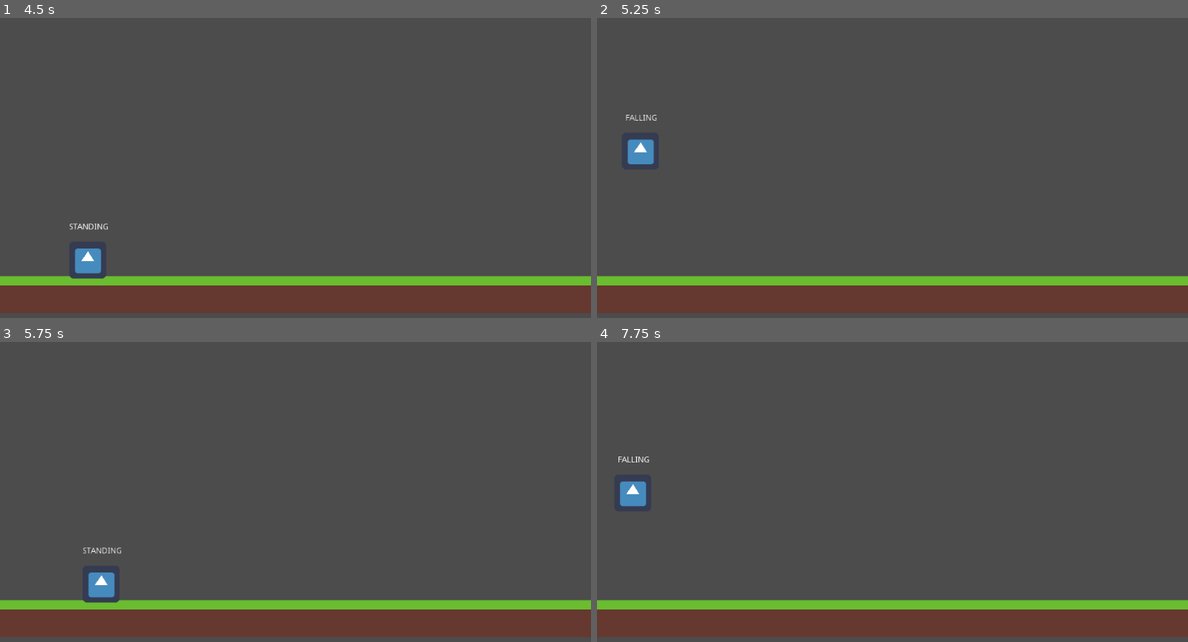
Above: before the commit, frames 1-4 (two rows, left to right).
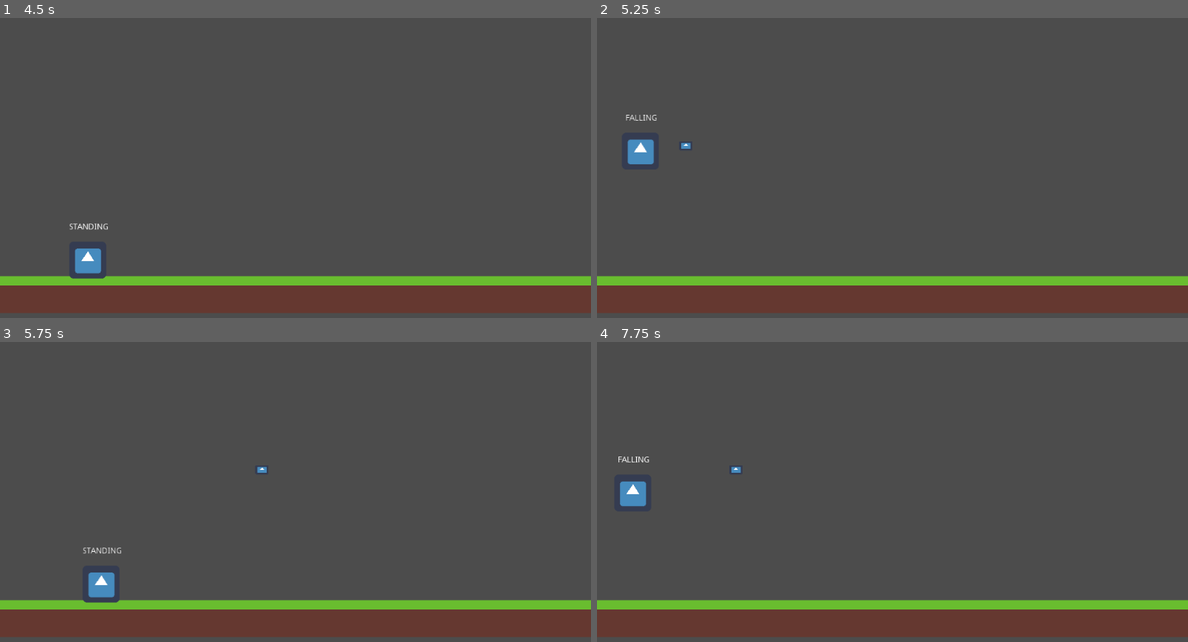
Above: after the commit, the same moments.

Repository: TRushton95/Dashing
Game: Godot game, scene res://World.tscn
Two runs of this game, one before a commit and one after it. Both use one fixed random seed, a clock stepped at 60 frames per second and the inputs below. The engine's default icon, where the game draws it, is replaced by a stand-in: a white triangle on a blue panel in a dark square.
Inputs (mouse positions are in pixels of both pictures, inside the frame that each line leads up to):
- Up to frame 1 (4.5 s): move the mouse to (425, 174) at 0.52 s; hold D (move_right) 0.53-2.03 s; click (425, 174) at 0.6 s; tap Space (jump) at 0.77, 1.52, 3.02, 3.77 s; move the mouse to (177, 207) at 1.27 s; click (177, 207) at 1.35 s; move the mouse to (354, 114) at 2.02 s; hold A (move_left) 2.03-2.78 s; tap Shift (sprint) at 2.1, 4.35 s; click (354, 114) at 2.3 s; tap Enter at 2.75 s; move the mouse to (265, 261) at 2.77 s; hold D (move_right) 2.78-4.28 s; click (265, 261) at 2.85 s; move the mouse to (472, 243) at 3.52 s; click (472, 243) at 3.6 s; move the mouse to (118, 138) at 4.27 s; hold A (move_left) from 4.28 s (still down)
- Up to frame 2 (5.25 s): tap Space (jump) at 4.52 s; click (715, 138) at 4.55 s; move the mouse to (922, 192) at 5.02 s; release A (move_left) at 5.03 s; hold D (move_right) from 5.03 s (still down); click (922, 192) at 5.1 s
- Up to frame 3 (5.75 s): keep holding D (move_right)
- Up to frame 4 (7.75 s): move the mouse to (803, 429) at 5.77 s; release D (move_right) at 5.78 s; hold A (move_left) 5.78-7.28 s; click (803, 429) at 5.85 s; tap Space (jump) at 6.02, 6.77, 7.52 s; move the mouse to (1022, 498) at 6.52 s; tap Shift (sprint) at 6.6 s; click (1022, 498) at 6.8 s; move the mouse to (774, 531) at 7.27 s; hold D (move_right) from 7.28 s (still down); click (774, 531) at 7.35 s

Frame 1 is identical in both runs. In frame 2, less than 0.1% of the frame differs, in the area x 14-16%, y 41-44%; in frame 3, less than 0.1%; in frame 4, less than 0.1%.

Commit message:
Decouple firing state from firing cooldown

Diff:
--- a/Src/Entities/Player/Player.gd
+++ b/Src/Entities/Player/Player.gd
@@ -16,12 +16,17 @@
 var velocity := Vector2.ZERO
 var direction = Enums.Direction.RIGHT
 var gliding := false
+var is_fire_on_cooldown = false
 
 var state_stack = [ State.STANDING ]
 
 
 func _on_FiringAnimTimer_timeout() -> void:
 	_pop_state()
+
+
+func _on_FiringCooldownTimer_timeout() -> void:
+	is_fire_on_cooldown = false
 
 
 func _process(delta: float) -> void:
@@ -41,7 +46,6 @@
 			elif Input.is_action_just_pressed("shoot"):
 				_push_state(State.FIRING)
 				velocity.x = 0
-				$FiringAnimTimer.start()
 				_shoot()
 
 		State.FALLING:
@@ -51,6 +55,9 @@
 				gliding = true
 			elif Input.is_action_just_released("jump"):
 				gliding = false
+
+			if Input.is_action_just_pressed("shoot"):
+				_shoot()
 
 			if is_on_floor():
 				_pop_state()
@@ -72,6 +79,9 @@
 
 
 func _shoot() -> void:
+	if is_fire_on_cooldown:
+		return
+
 	var laser = laser_scene.instance()
 	var delta_x = $Sprite.texture.get_width() / 2
 
@@ -80,6 +90,9 @@
 
 	owner.add_child(laser)
 	laser.init(Vector2(x, y), direction)
+
+	is_fire_on_cooldown = true
+	$FiringCooldownTimer.start()
 
 
 func _process_directional_movement() -> void:
@@ -97,6 +110,9 @@
 	state_stack.push_front(state)
 	$StateLabel.text = State.keys()[state]
 
+	if state == State.FIRING:
+		$FiringAnimTimer.start()
+
 
 func _pop_state() -> void:
 	state_stack.pop_front()
--- a/Src/Entities/Player/Player.tscn
+++ b/Src/Entities/Player/Player.tscn
@@ -20,6 +20,10 @@
 wait_time = 0.5
 one_shot = true
 
+[node name="FiringCooldownTimer" type="Timer" parent="."]
+wait_time = 0.5
+one_shot = true
+
 [node name="StateLabel" type="Label" parent="."]
 margin_left = -32.0
 margin_top = -64.0
@@ -33,3 +37,4 @@
 }
 
 [connection signal="timeout" from="FiringAnimTimer" to="." method="_on_FiringAnimTimer_timeout"]
+[connection signal="timeout" from="FiringCooldownTimer" to="." method="_on_FiringCooldownTimer_timeout"]
